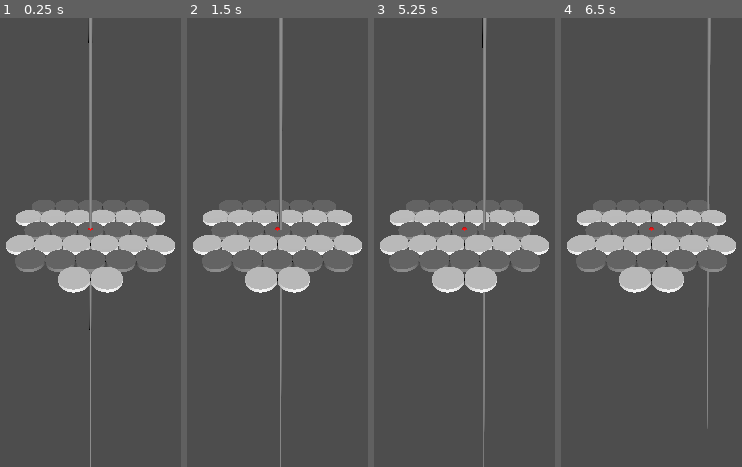
Above: before the commit, frames 1-4 (left to right).
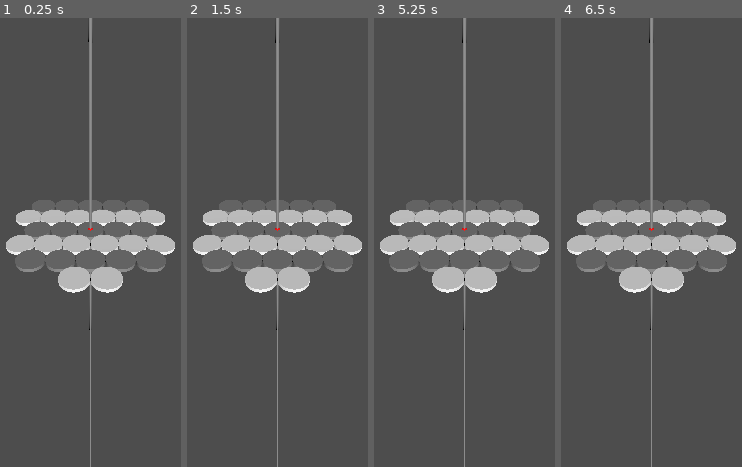
Above: after the commit, the same moments.

Repository: elmjag/lpointer
Game: Godot game, scene res://main.tscn
Same seed, same stepped clock (60 frames per second), same inputs: the game is played once before the commit and once after it.
Inputs (mouse positions are in pixels of both pictures, inside the frame that each line leads up to):
- Up to frame 1 (0.25 s): no input
- Up to frame 2 (1.5 s): tap Enter at 0.5 s; move the mouse to (outside the picture) at 0.52 s; hold D 0.53-1.28 s; click (outside the picture) at 0.67 s; tap Space at 1.25 s; move the mouse to (outside the picture) at 1.27 s; hold Down from 1.28 s (still down)
- Up to frame 3 (5.25 s): tap Enter at 2, 3.5 s; move the mouse to (544, 143) at 2.02 s; release Down at 2.03 s; hold D 2.03-2.78 s; tap Space at 2.75, 4.25 s; move the mouse to (424, 332) at 2.77 s; hold Up 2.78-3.53 s; click (424, 332) at 2.92 s; move the mouse to (outside the picture) at 3.52 s; hold A 3.53-5.03 s; move the mouse to (outside the picture) at 4.27 s; move the mouse to (504, 242) at 5.02 s; hold Down from 5.03 s (still down); click (504, 242) at 5.17 s
- Up to frame 4 (6.5 s): move the mouse to (outside the picture) at 5.77 s; release Down at 5.78 s; hold D from 5.78 s (still down)

The runs differ from the first frame. In frame 1, less than 0.1% of the frame differs, in the area x 48-50%, y 5-6%; in frame 2, 2.1%; in frame 3, 2.2%, in the area x 48-62%, y 0-100%; in frame 4, 1.9%.

Commit message:
use pointer rotation range and offset

Diff:
--- a/main.tscn
+++ b/main.tscn
@@ -1,8 +1,7 @@
-[gd_scene load_steps=15 format=3 uid="uid://oso1xfcnujiu"]
+[gd_scene load_steps=14 format=3 uid="uid://oso1xfcnujiu"]
 
 [ext_resource type="Script" path="res://tcpServ.gd" id="1_q8ocq"]
 [ext_resource type="Script" path="res://cameraRig.gd" id="1_tsjq1"]
-[ext_resource type="Script" path="res://controller.gd" id="2_8gm7n"]
 [ext_resource type="Script" path="res://base.gd" id="2_ix6fo"]
 [ext_resource type="Script" path="res://mount.gd" id="3_t1syy"]
 
@@ -64,7 +63,6 @@
 transform = Transform3D(0.996382, -0.0367397, 0.0766301, 0, 0.901719, 0.432322, -0.0849822, -0.430758, 0.898457, 0, 17.8668, 16.1272)
 
 [node name="controller" type="Node" parent="."]
-script = ExtResource("2_8gm7n")
 
 [node name="row1" type="Node" parent="."]
 
@@ -236,21 +234,25 @@
 skeleton = NodePath("../MeshInstance3D2")
 surface_material_override/0 = SubResource("StandardMaterial3D_tcyao")
 
-[node name="base" type="MeshInstance3D" parent="."]
+[node name="braket" type="Node3D" parent="."]
+transform = Transform3D(0.743145, 0, -0.669131, 0, 1, 0, 0.669131, 0, 0.743145, 0, 0, 0)
+
+[node name="base" type="MeshInstance3D" parent="braket"]
 transform = Transform3D(1, 0, 0, 0, 1, 0, 0, 0, 1, 0, 1.62, 0)
 mesh = SubResource("BoxMesh_02nsi")
+skeleton = NodePath("../..")
 script = ExtResource("2_ix6fo")
 
-[node name="braket" type="MeshInstance3D" parent="base"]
+[node name="braket" type="MeshInstance3D" parent="braket/base"]
 transform = Transform3D(1, 0, 0, 0, 1, 0, 0, 0, 1, 0, -0.16, 0.05)
 mesh = SubResource("BoxMesh_shq50")
 
-[node name="mount" type="MeshInstance3D" parent="base/braket"]
+[node name="mount" type="MeshInstance3D" parent="braket/base/braket"]
 transform = Transform3D(1, 0, 0, 0, 1, 0, 0, 0, 1, 0, 0, -0.05)
 mesh = SubResource("CylinderMesh_j12wo")
 script = ExtResource("3_t1syy")
 
-[node name="laser" type="MeshInstance3D" parent="base/braket/mount"]
+[node name="laser" type="MeshInstance3D" parent="braket/base/braket/mount"]
 mesh = SubResource("CylinderMesh_uh8i1")
 script = SubResource("GDScript_ndilb")
 
--- a/tcpServ.gd
+++ b/tcpServ.gd
@@ -7,8 +7,8 @@
 var _mount
 
 func _ready():
-	_base = get_node("/root/root/base")
-	_mount = get_node("/root/root/base/braket/mount")
+	_base = get_node("/root/root/braket/base")
+	_mount = get_node("/root/root/braket/base/braket/mount")
 
 	var res = tcp_server.listen(PORT, "0.0.0.0")
 	if res != OK:
Not shown, changed: angles.py
Not shown, changed: test.py
Not shown, added: util.py
